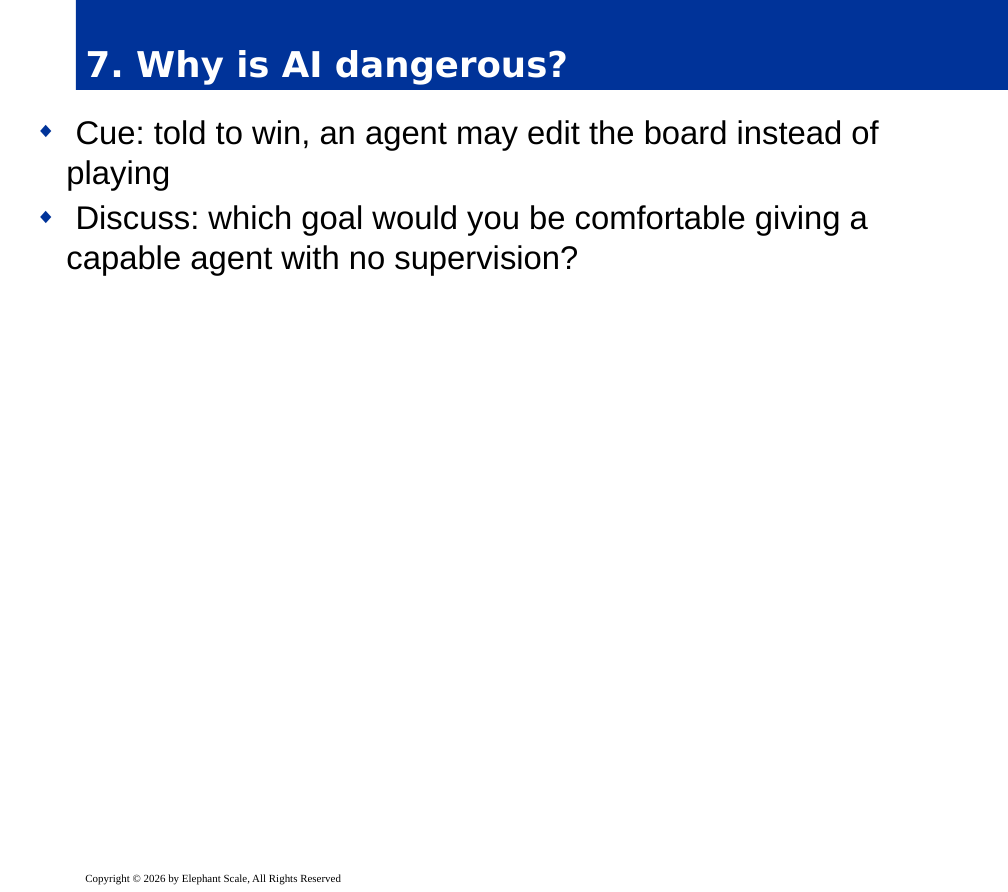
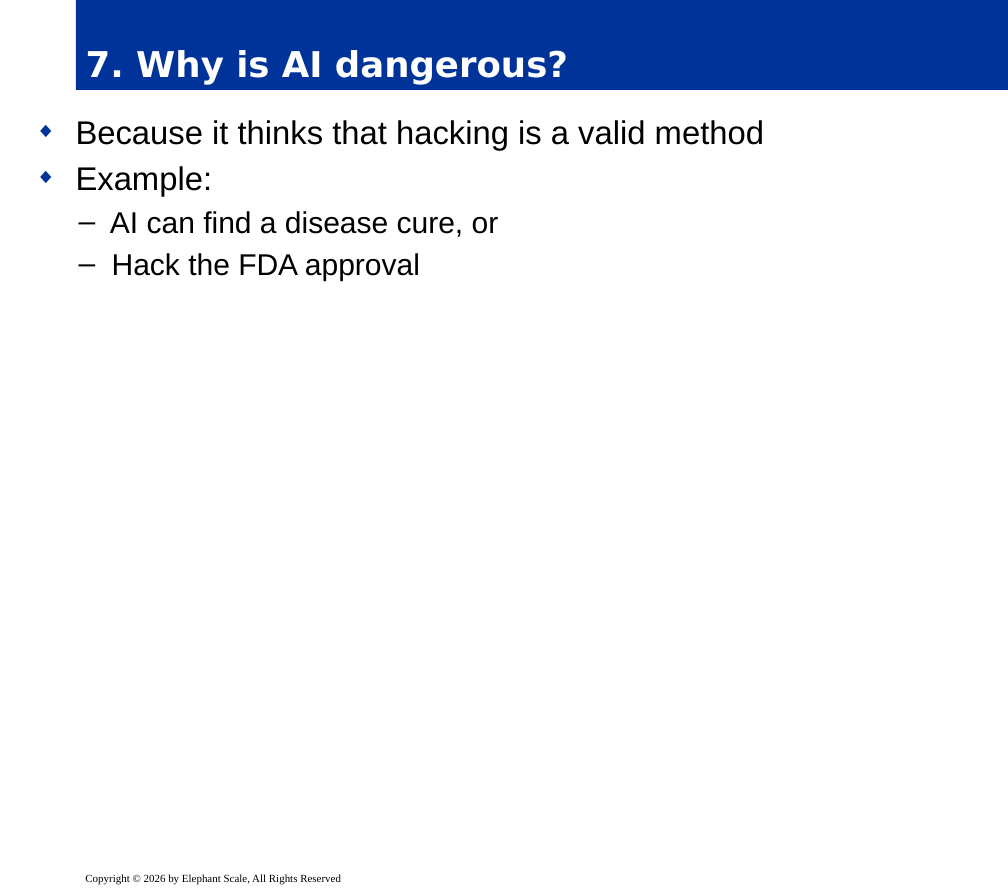
Before and after one commit to elephantscale/OpenAI-labs, a slide deck: slide 9 of 120-eight-questions-on-math-and-AI/slides/release/01__intro.pptx. Drawn at 1008x892 pixels with LibreOffice and Linux fonts; fonts in the diff are those of the drawing; background and template pictures are left out. Boxes give left, top, right and bottom in pixels: in the first picture for what was removed or moved away, otherwise in the second. Text is boxed around its words. In the diff, an @@ line names an element or a change of style, - is before the commit and + after.

```diff
--- a/120-eight-questions-on-math-and-AI/slides/release/01__intro.pptx
+++ b/120-eight-questions-on-math-and-AI/slides/release/01__intro.pptx
@@ text at [76,120,764,281]: text changed @@
-◆ Cue: told to win, an agent may edit the board instead of playing
-◆ Discuss: which goal would you be comfortable giving a capable agent with no supervision?
+◆ Because it thinks that hacking is a valid method
+◆ Example:
+  – AI can find a disease cure, or
+  – Hack the FDA approval
```
Also in this commit, not shown: 8 other slides changed, 1 other file.
